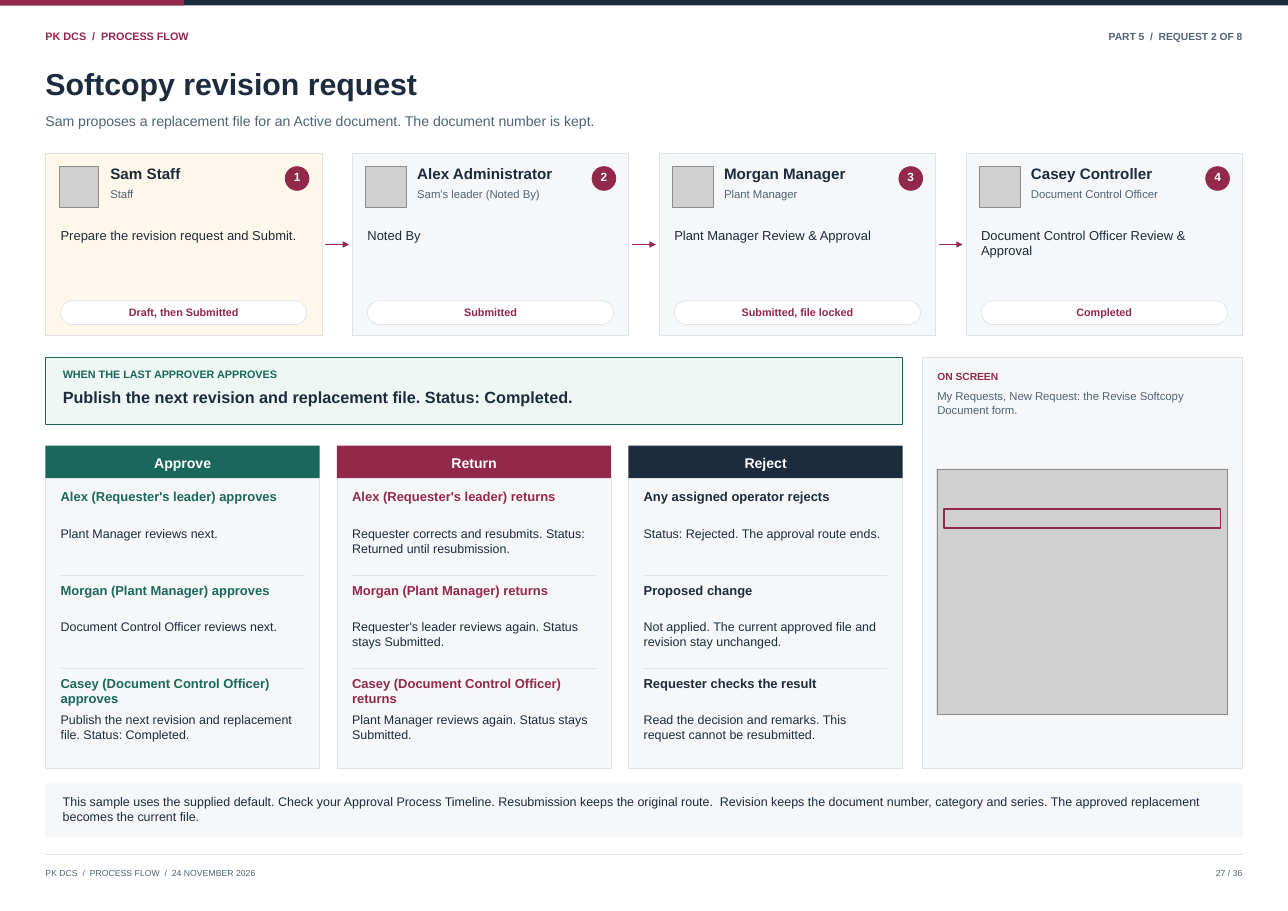
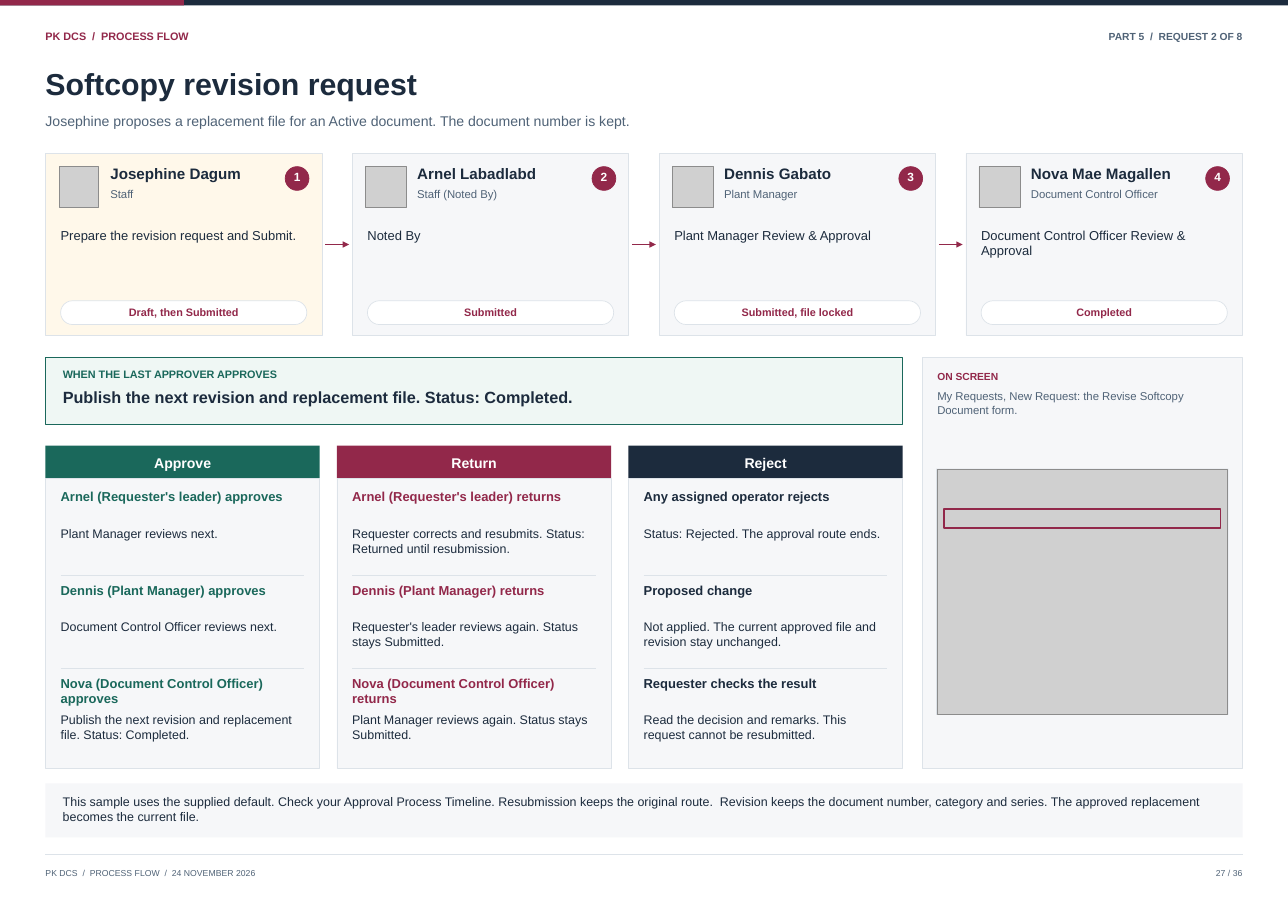
Before and after one commit to curib123/pk_document_tracking_system, a slide deck: slide 27 of docs/system-documentation/PK_DCS_Process_Flow.pptx. Drawn at 1288x911 pixels with LibreOffice and Linux fonts; fonts in the diff are those of the drawing; grey boxes stand for pictures. Boxes give left, top, right and bottom in pixels: in the first picture for what was removed or moved away, otherwise in the second. Text is boxed around its words. In the diff, an @@ line names an element or a change of style, - is before the commit and + after.

```diff
--- a/docs/system-documentation/PK_DCS_Process_Flow.pptx
+++ b/docs/system-documentation/PK_DCS_Process_Flow.pptx
@@ text at <box>45,116,629,129</box>: text changed @@
-Sam proposes a replacement file for an Active document. The document number is kept.
+Josephine proposes a replacement file for an Active document. The document number is kept.
@@ text at <box>110,168,241,182</box>: text changed @@
-Sam Staff
+Josephine Dagum
@@ text at <box>417,168,536,179</box>: text changed @@
-Alex Administrator
+Arnel Labadlabd
@@ text at <box>724,168,831,179</box>: text changed @@
-Morgan Manager
+Dennis Gabato
@@ text at <box>1031,168,1171,182</box>: text changed @@
-Casey Controller
+Nova Mae Magallen
@@ text at <box>417,190,497,201</box>: text changed @@
-Sam's leader (Noted By)
+Staff (Noted By)
@@ text at <box>61,491,283,504</box>: text changed @@
-Alex (Requester's leader) approves
+Arnel (Requester's leader) approves
@@ text at <box>352,491,562,504</box>: text changed @@
-Alex (Requester's leader) returns
+Arnel (Requester's leader) returns
@@ text at <box>61,585,266,597</box>: text changed @@
-Morgan (Plant Manager) approves
+Dennis (Plant Manager) approves
@@ text at <box>352,585,545,597</box>: text changed @@
-Morgan (Plant Manager) returns
+Dennis (Plant Manager) returns
@@ text at <box>61,678,263,706</box>: text changed @@
-Casey (Document Control Officer) approves
+Nova (Document Control Officer) approves
@@ text at <box>352,678,554,703</box>: text changed @@
-Casey (Document Control Officer) returns
+Nova (Document Control Officer) returns
```
Also in this commit, not shown: 29 other slides changed, 3 other files.
